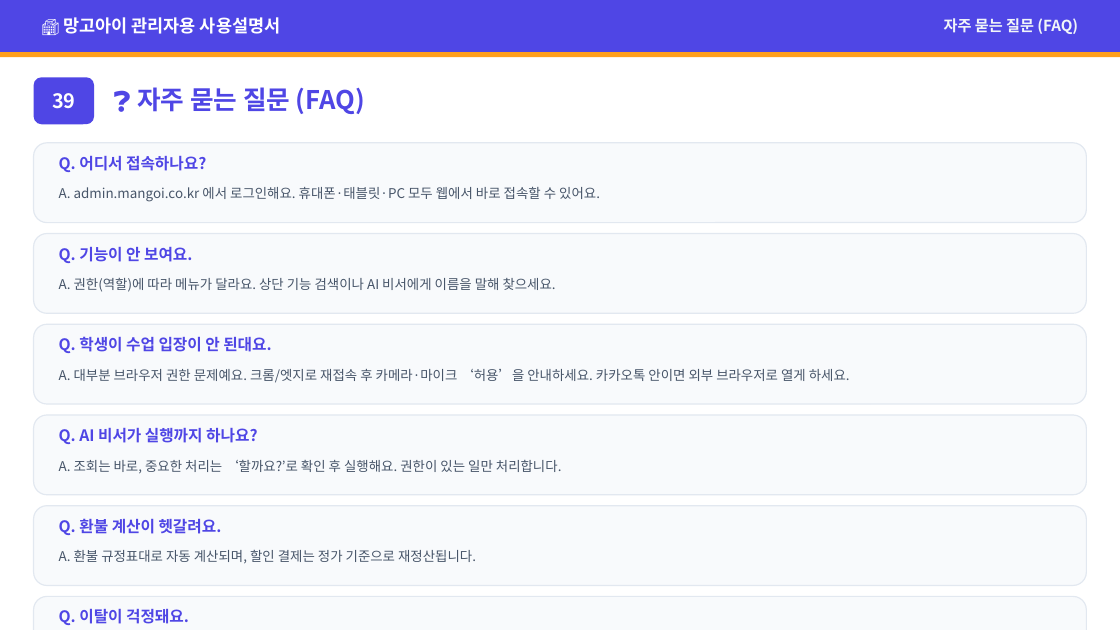
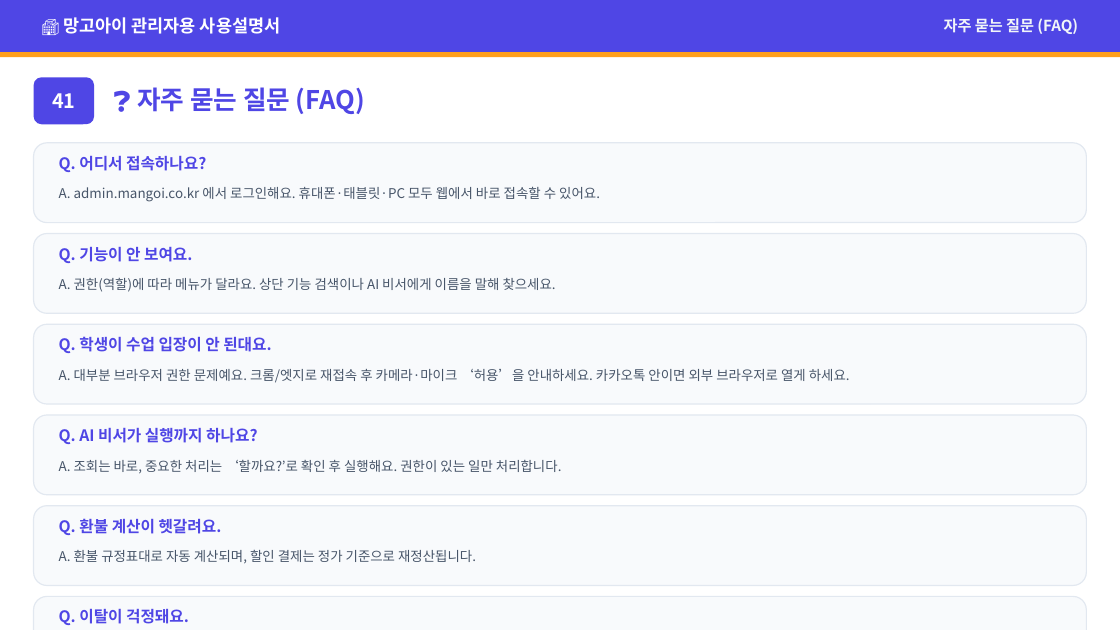
Before and after one commit to navy111p-sudo/mangoiweb, a slide deck: slide 45 of cloudflare-deploy/public/library/admin/admin-kr.pptx (slide 43 before the commit). Drawn at 1120x630 pixels with LibreOffice and Linux fonts; fonts in the diff are those of the drawing. Boxes give left, top, right and bottom in pixels: in the first picture for what was removed or moved away, otherwise in the second. Text is boxed around its words. In the diff, an @@ line names an element or a change of style, - is before the commit and + after.

```diff
--- a/cloudflare-deploy/public/library/admin/admin-kr.pptx
+++ b/cloudflare-deploy/public/library/admin/admin-kr.pptx
@@ text at (x1=52, y1=93, x2=75, y2=108): text changed @@
-39
+41
```
Also in this commit, not shown: 6 other slides changed, 2 slides added, 33 other files.
